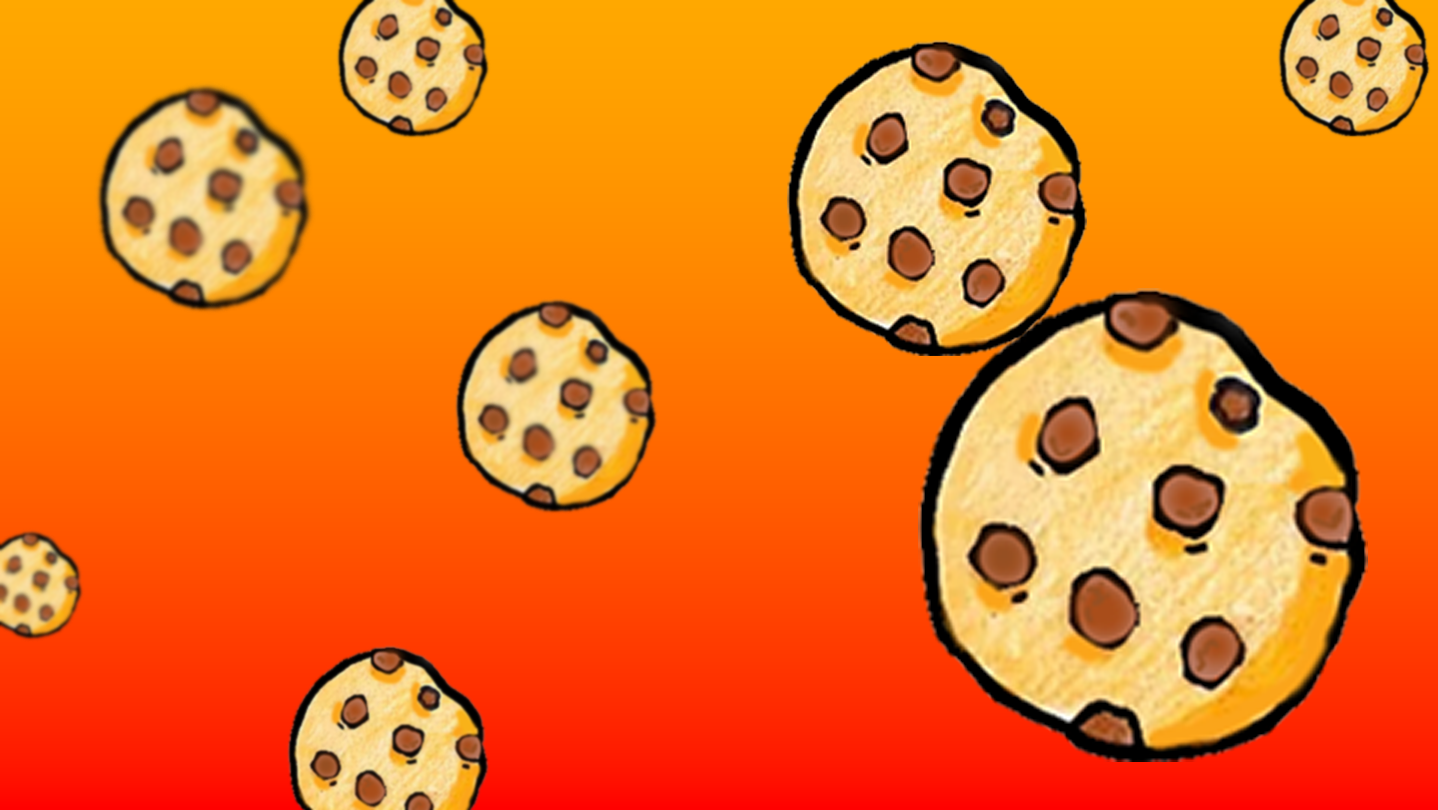
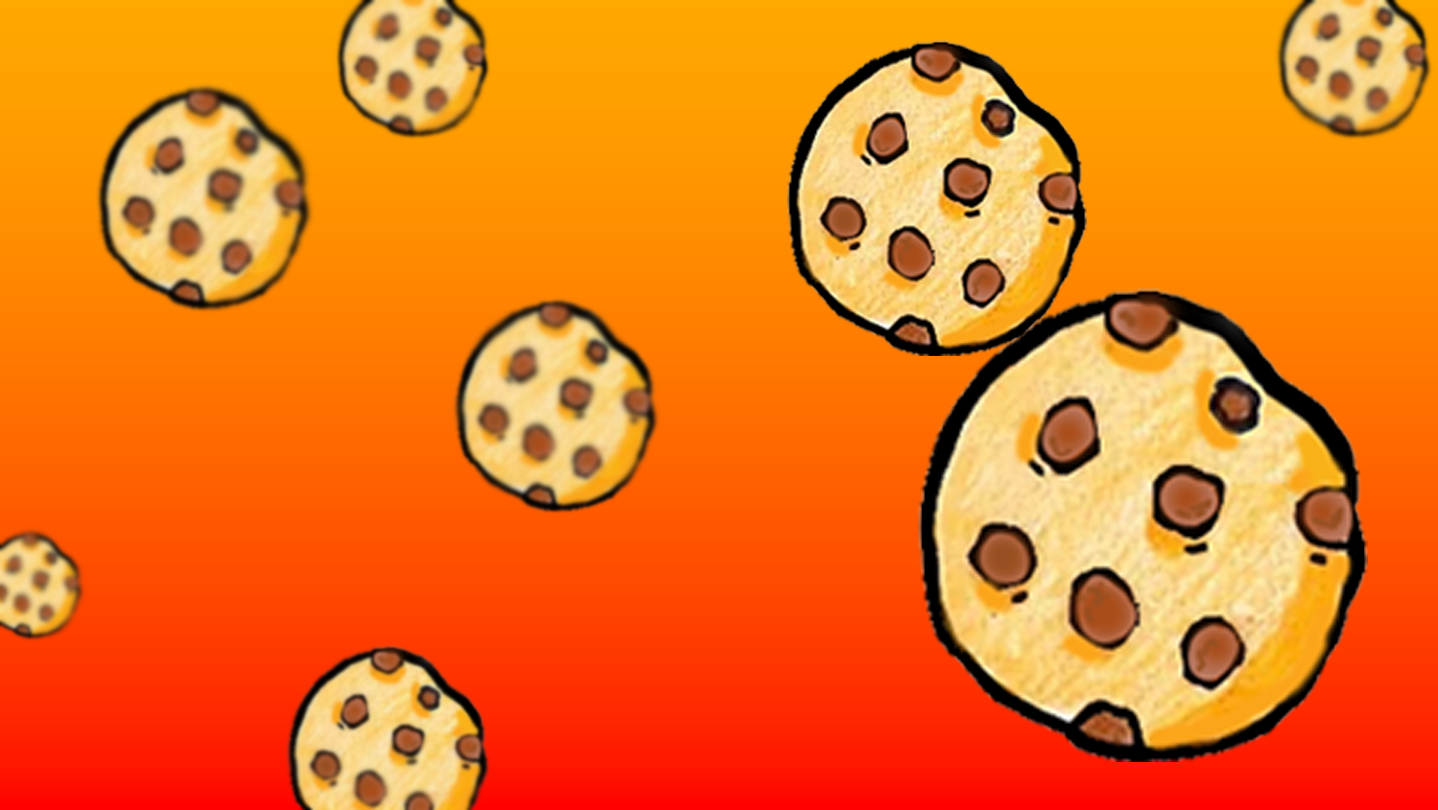
The second 1438 × 810 image is a revision of the first. Changes to its layers:
painted on "Layer 5" over [0, 0, 1434, 810]
